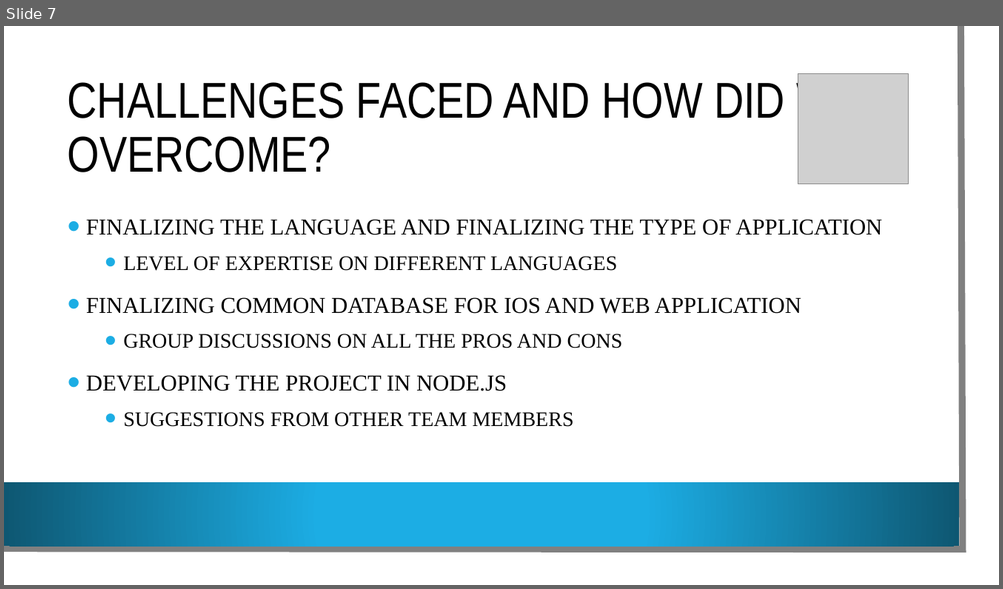
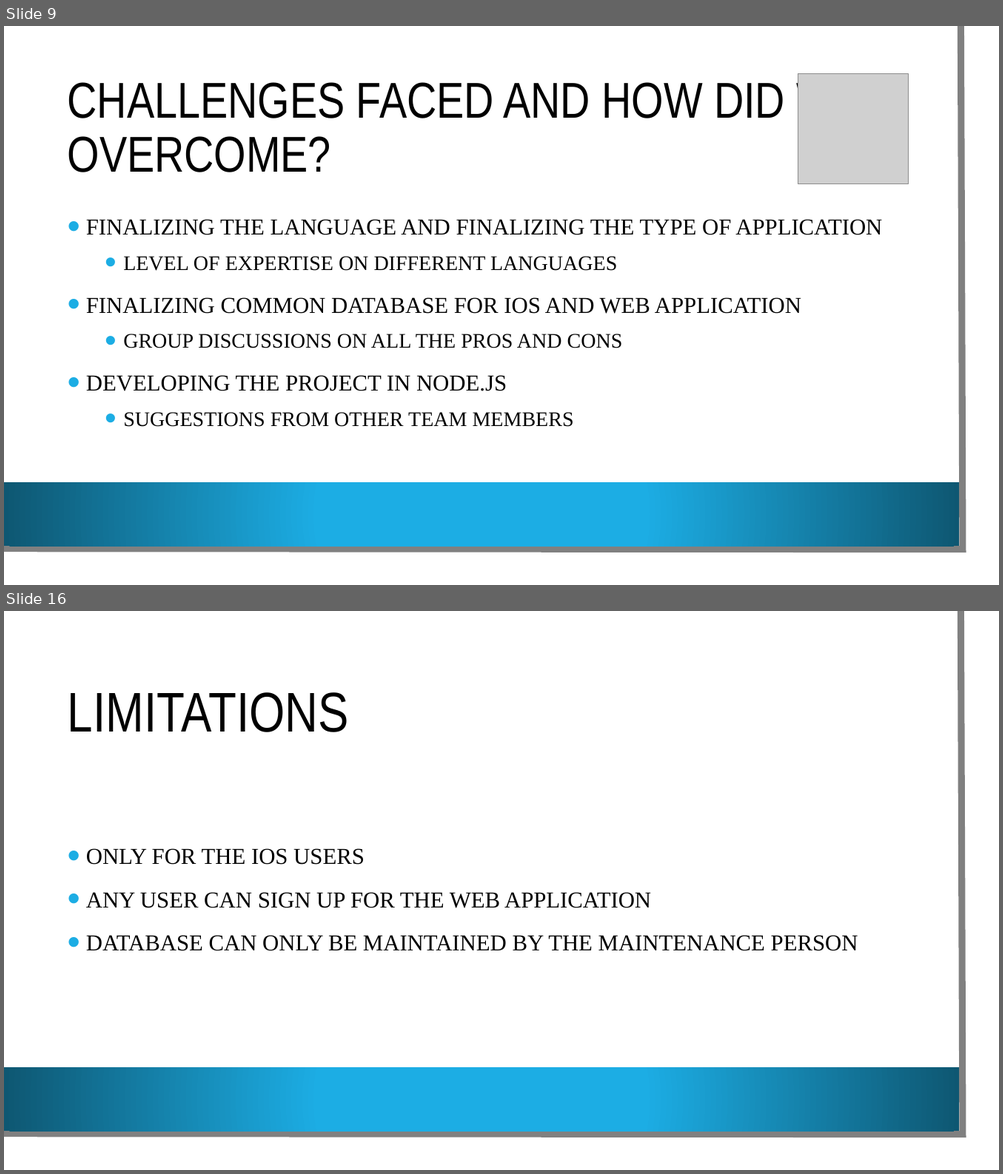
Before and after one commit to VamsiDevalla/Student-Attendance-Tracking, a slide deck: final ppt.pptx. Shown one above the other, each under a label of ours: slide 7 before the commit, slides 9 and 16 after it; the slides between them are not shown. The pictures are 1003x589 and 1003x1174 pixels, drawn with LibreOffice and Linux fonts; fonts in the diff are those of the drawing; grey boxes stand for pictures; background and template pictures are left out. Boxes give left, top, right and bottom in pixels: in the first picture for what was removed or moved away, otherwise in the second. Text is boxed around its words. In the diff, an @@ line names an element or a change of style, - is before the commit and + after.

```diff
--- a/final ppt.pptx
+++ b/final ppt.pptx
@@ slide 16 added at (4, 611, 999, 1170), background picture (left out); not listed: 3 template elements that a slide beside it also shows @@
@@ title added at (68, 692, 349, 732), 54 pt, text #000000 @@
+LIMITATIONS
@@ text added at (86, 849, 858, 951), 22 pt, text #000000 @@
+• ONLY FOR THE IOS USERS
+• ANY USER CAN SIGN UP FOR THE WEB APPLICATION
+• DATABASE CAN ONLY BE MAINTAINED BY THE MAINTENANCE PERSON
@@ what was slide 7 is now slide 9 @@
```
Also in this commit, not shown: 9 slides changed, 3 other slides added.
